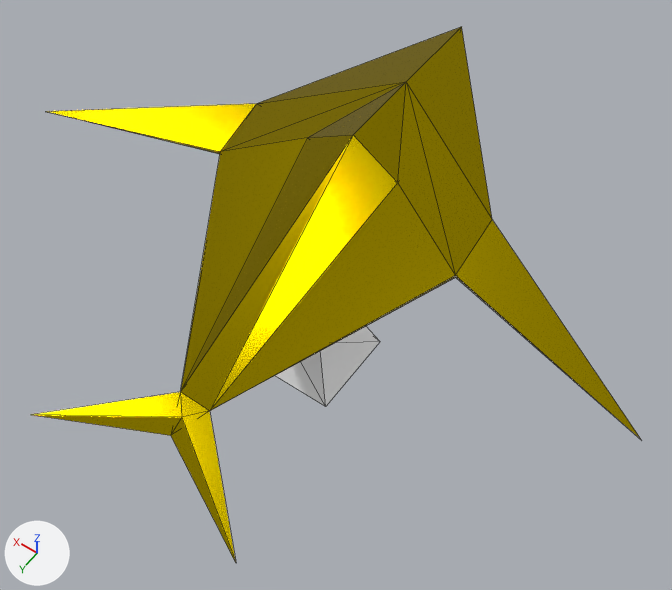
Renders of the glTF model public/graphics/trophy.glb from each side of a commit.
Both versions are drawn from a 50 mm lens placed at (-5.22, 6.73, 12.33), pointed at (-0.43, 0.03, 1.81). Every picture has the same lights, and +X, +Y and +Z are marked at lower left. Mesh edges are drawn as thin lines. Vertices at the same position are counted once.

The first picture shows 'airship.001'.
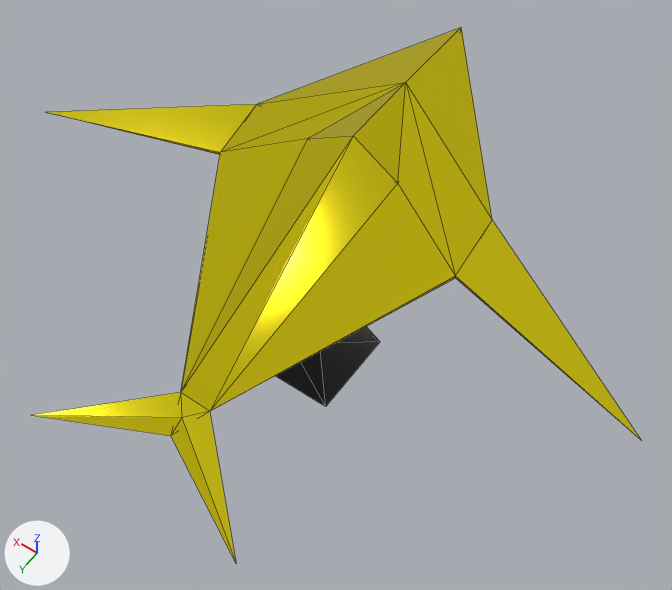
Commit message: update trophy model (2/7)

Edits to the bpy script that builds the scene:
```text
Add mat_base_003:
    mat_base_003 = bpy.data.materials.new('base.003')
    # nodes: BsdfPrincipled, Mix, OutputMaterial, VertexColor
    # colours: black #000000
Add mat_airship_body_003:
    mat_airship_body_003 = bpy.data.materials.new('airship body.003')
    # nodes: BsdfPrincipled, Mix, OutputMaterial, VertexColor
    # colours: black #161200, yellow #dacb00
Change me_cube_001:
    used by ob_airship_001; location = (0.0, 0.0, 0.0)
    remove me_cube_001.from_pydata(...)  # 38 vertices, 77 faces; spans x -5.0..5.0, y -3.75..3.91, z 0.0..3.95
    remove me_cube_001.materials.append(mat_airship_body_001)  # yellow #aa9500
    add me_cube_001.from_pydata(...)  # 38 vertices, 77 faces; spans x -5.0..5.0, y -3.75..3.91, z 0.0..3.94
    me_cube_001 part 1: the loose piece of 22 vertices spanning x -5.0..5.0, y -3.75..3.91, z 1.65..3.95 is moved by (0.0, 0.0, -0.01), in mat_airship_body_003
    me_cube_001 part 2: 28 faces spanning x -0.75..0.75, y -0.75..0.75, z 0.0..2.69 switch from mat_base_001 (white #ffffff) to mat_base_003
    add me_cube_001.materials.append(mat_airship_body_003)
```

What differs and where, as boxes (x1, y1, x2, y2) in the pictures (672 x 590 px; the box of a moved part takes in the faces that stretch with it):
'airship.001', reshaped
    before: (33, 27, 641, 562)
    after: (32, 27, 641, 563)
part 1 of me_cube_001, moved or reshaped
    before: (33, 27, 641, 562)
    after: (32, 27, 640, 563)
part 2 of me_cube_001, recoloured (grey to black)
    both: (276, 326, 380, 407)
